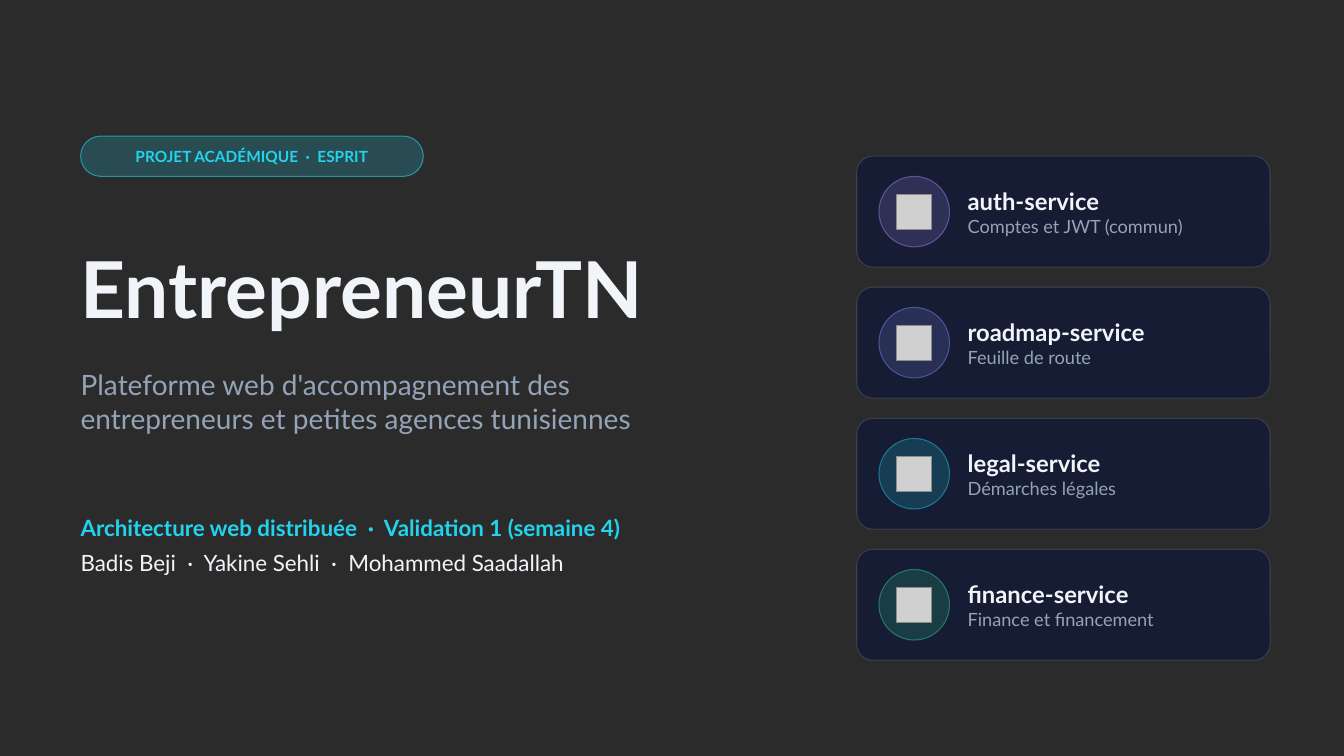
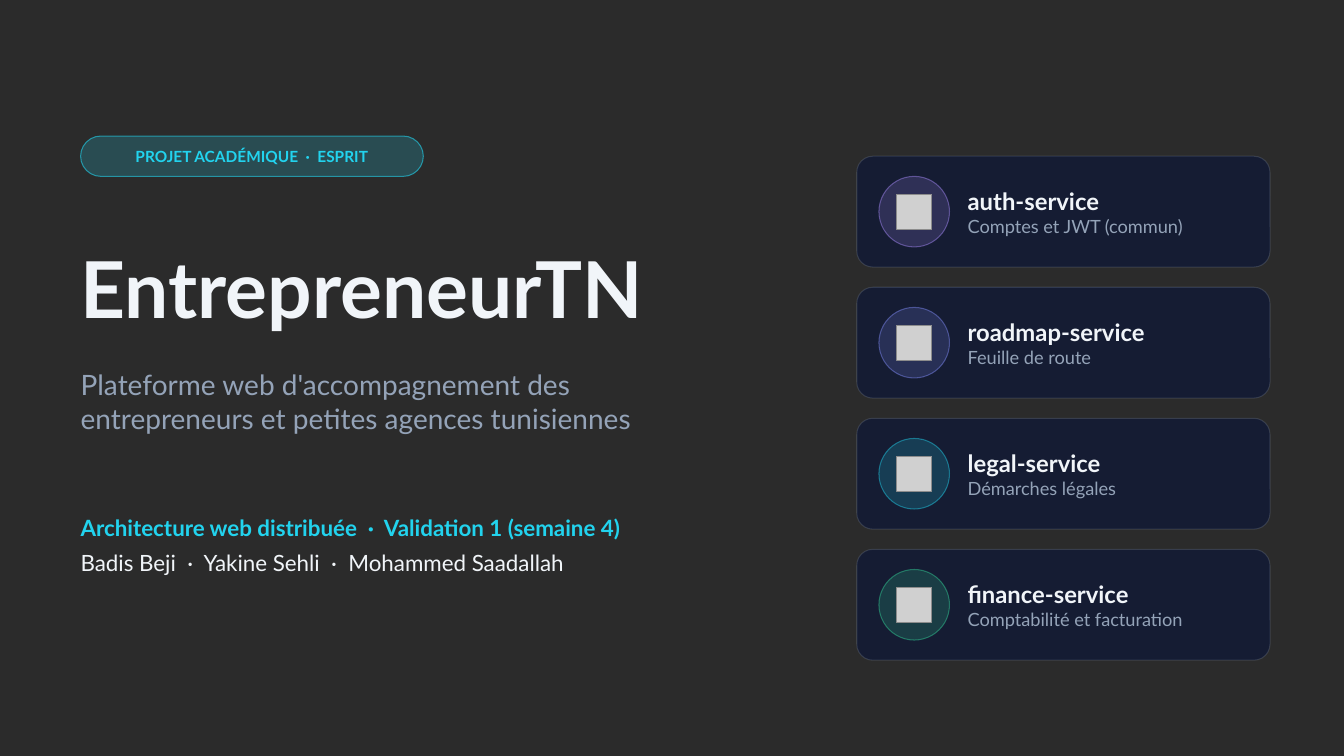
Before and after one commit to BadisBeji/EntrepreneurTN-4SSA10, a slide deck: slide 1 of Documentation/Presentation/Presentation_EntrepreneurTN.pptx. Drawn at 1344x756 pixels with LibreOffice and Linux fonts; fonts in the diff are those of the drawing; grey boxes stand for pictures; background and template pictures are left out; a plain dark background stands for a picture behind light text. Boxes give left, top, right and bottom in pixels: in the first picture for what was removed or moved away, otherwise in the second. Text is boxed around its words. In the diff, an @@ line names an element or a change of style, - is before the commit and + after.

```diff
--- a/Documentation/Presentation/Presentation_EntrepreneurTN.pptx
+++ b/Documentation/Presentation/Presentation_EntrepreneurTN.pptx
@@ text at [968,612,1183,629]: text changed @@
-Finance et financement
+Comptabilité et facturation
```
Also in this commit, not shown: 7 other slides changed, 13 other files.
